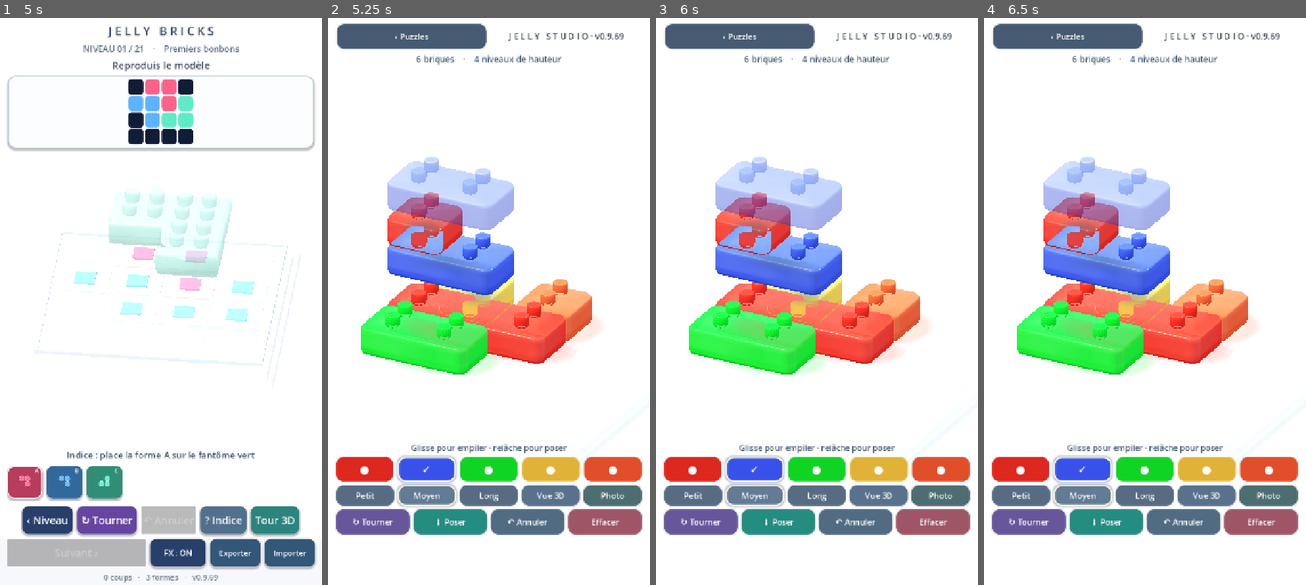
Above: before the commit, frames 1-4 (left to right).
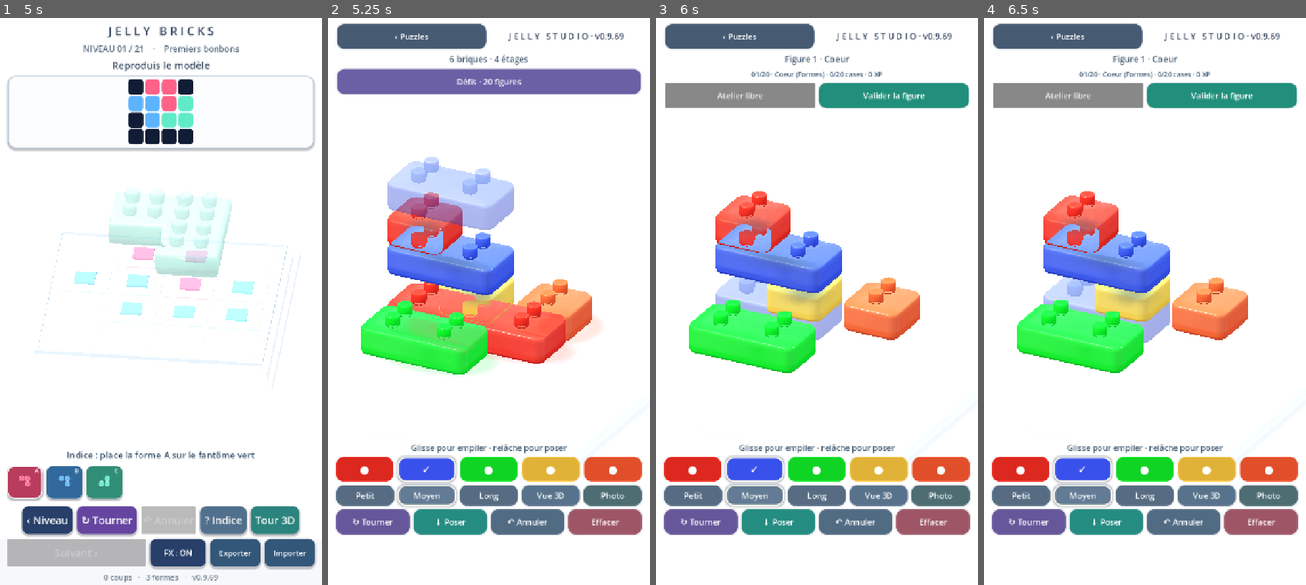
Above: after the commit, the same moments.

Repository: dbrckk/Jelly-bricks
Game: Godot game, scene res://scenes/main.tscn
Two runs of this game, one before a commit and one after it. Both use one fixed random seed, a clock stepped at 60 frames per second and the inputs below.
Inputs (mouse positions are in pixels of both pictures, inside the frame that each line leads up to):
- Up to frame 1 (5 s): click (25, 482) at 0.52 s; click (64, 482) at 1.27 s; click (103, 482) at 2.02 s; click "‹ Niveau" at 2.75 s; click "↻ Tourner" at 3.5 s; click "? Indice" at 4.25 s
- Up to frame 2 (5.25 s): click "Tour 3D" at 5 s
- Up to frame 3 (6 s): click (817, 80) at 5.75 s, where only the run after the commit has a clickable "Défis · 20 figures"
- Up to frame 4 (6.5 s): no input

Frame 1 is identical in both runs. In frame 2, 4.7% of the frame differs, in the area x 2-98%, y 6-14%; in frame 3, 14%, in the area x 2-98%, y 6-63%; in frame 4, 14%.

Commit message:
feat(studio): playable twenty-figure campaign, exact silhouette checks, rewards and next-level controls

Diff:
--- a/native-godot/scripts/stack_mode.gd
+++ b/native-godot/scripts/stack_mode.gd
@@ -5,6 +5,7 @@
 const GEL = preload("res://scripts/gel_mesh.gd")
 const SHADER = preload("res://shaders/jelly.gdshader")
 const SAVE_TRANSFER = preload("res://scripts/save_transfer.gd")
+const FIGURES = preload("res://scripts/figure_challenges.gd")
 const SAVE_PATH := "user://jelly-stack-v1.json"
 const GRID := 6
 # The 0.55 step with a 0.21-deep underside socket seats the next molded
@@ -117,11 +118,18 @@
 var reset_confirmation: ConfirmationDialog
 var camera_mode: int = 0
 var camera_button: Button
+var figure_active: bool = false
+var figure_index: int = 0
+var figure_progress: Dictionary = {}
+var figure_target_label: Label
+var figure_button: Button
+var figure_next_button: Button
 
 func _ready() -> void:
     name = "FreeStackStudio"
     _build_scene()
     _build_hud()
+    figure_progress = FIGURES.load_progress()
     _restore_or_seed()
     _rebuild()
     set_active(false)
@@ -359,6 +367,18 @@
     nav.add_child(heading)
     title_label = _make_label("Empilage libre", 19, Color("#4b6178"))
     top_controls.add_child(title_label)
+    figure_target_label = _make_label("", 15, Color("#415d79"))
+    top_controls.add_child(figure_target_label)
+    var figure_actions := HBoxContainer.new()
+    figure_actions.add_theme_constant_override("separation", 8)
+    top_controls.add_child(figure_actions)
+    figure_button = _make_button("Défis · 20 figures", Color("#6b5fa6"))
+    figure_button.pressed.connect(_toggle_figures)
+    figure_actions.add_child(figure_button)
+    figure_next_button = _make_button("Valider la figure", Color("#218f7c"))
+    figure_next_button.pressed.connect(_validate_figure)
+    figure_actions.add_child(figure_next_button)
+    figure_next_button.visible = false
 
     bottom_controls = VBoxContainer.new()
     bottom_controls.set_anchors_preset(Control.PRESET_BOTTOM_WIDE)
@@ -1595,11 +1615,21 @@
     _refresh_labels()
 
 func _refresh_labels(message: String = "") -> void:
+    if figure_target_label != null:
+        figure_target_label.visible = figure_active
+        figure_next_button.visible = figure_active
+        if figure_active:
+            var goal: Dictionary = FIGURES.target(figure_index)
+            var state: Dictionary = FIGURES.evaluate(figure_index, bricks)
+            figure_target_label.text = "%02d/20 · %s (%s) · %d/%d cases · %d XP" % [
+                figure_index + 1, goal["name"], goal["family"],
+                state["correct"], state["required"],
+                int(figure_progress.get("xp", 0))]
     if title_label != null:
         var height := 0
         for entry in bricks:
             height = maxi(height, int(entry["layer"]) + 1)
-        title_label.text = "%d briques    ·    %d niveaux de hauteur" % [bricks.size(), height]
+        title_label.text = "%d briques · %d étages" % [bricks.size(), height] if not figure_active else ("Figure %d · %s" % [figure_index + 1, FIGURES.target(figure_index)["name"]])
     if status_label == null:
         return
     if not message.is_empty():
@@ -1609,6 +1639,60 @@
             selected_length, selected_turns)
         status_label.text = "Glisse pour empiler · relâche pour poser" if \
             candidate.get("ok", false) else String(candidate.get("reason", ""))
+
+func _toggle_figures() -> void:
+    figure_active = not figure_active
+    if figure_active:
+        figure_index = clampi(int(figure_progress.get("unlocked", 0)), 0, 19)
+        figure_button.text = "Atelier libre"
+        # The challenge is a separate blank construction, never overwrite
+        # the player's saved free studio; restore it when leaving.
+        _stop_motion()
+        bricks.clear()
+        occupancy.clear()
+        _rebuild()
+    else:
+        figure_button.text = "Défis · 20 figures"
+        _restore_or_seed()
+        _rebuild()
+    _refresh_labels()
+
+func _validate_figure() -> void:
+    if not figure_active:
+        return
+    var result: Dictionary = FIGURES.evaluate(figure_index, bricks)
+    if not result["won"]:
+        _refresh_labels("Figure incomplète · %d/%d correctes · %d erreurs" % [
+            result["correct"], result["required"], result["wrong"]])
+        host._play_feedback("reject", 10)
+        return
+    var earned: Dictionary = FIGURES.grant(figure_progress, figure_index, bricks.size())
+    var new_progress: Dictionary = earned["progress"]
+    if not FIGURES.save_progress(new_progress):
+        _refresh_labels("Stockage indisponible · progression non enregistrée")
+        return
+    figure_progress = new_progress
+    host._play_feedback("win", 12)
+    var reward_data: Dictionary = earned["reward"]
+    _refresh_labels("Bravo ! +%d points · +%d XP · %d étoiles" % [
+        earned["earned"], reward_data["xp"] if earned["first_win"] else 0,
+        reward_data["stars"]])
+    # Explicit next action: the player can inspect/share their finished
+    # figure in Photo before starting another challenge.
+    figure_next_button.text = "Figure suivante"
+    figure_next_button.pressed.disconnect(_validate_figure)
+    figure_next_button.pressed.connect(_next_figure)
+
+func _next_figure() -> void:
+    if figure_next_button.pressed.is_connected(_next_figure):
+        figure_next_button.pressed.disconnect(_next_figure)
+    figure_next_button.pressed.connect(_validate_figure)
+    figure_next_button.text = "Valider la figure"
+    figure_index = mini(figure_index + 1, 19)
+    bricks.clear()
+    occupancy.clear()
+    _rebuild()
+    _refresh_labels()
 
 func _commit() -> void:
     if bricks.size() >= MAX_BRICKS:
@@ -1631,7 +1715,7 @@
     # Persist the actual structural move before showing a successful landing.
     # If storage is full or unavailable, do not mislead the player with
     # a brick that will silently disappear on the next Android launch.
-    if not _save():
+    if not figure_active and not _save():
         bricks.pop_back()
         _rebuild_occupancy()
         host._play_feedback("reject", 10)
@@ -1789,7 +1873,7 @@
     if bricks.is_empty():
         return
     var removed: Dictionary = bricks.pop_back()
-    if not _save():
+    if not figure_active and not _save():
         bricks.append(removed)
         _refresh_labels("Stockage indisponible · annulation conservée")
         return
@@ -1820,7 +1904,7 @@
 func _reset() -> void:
     var previous: Array[Dictionary] = bricks.duplicate(true)
     bricks.clear()
-    if not _save():
+    if not figure_active and not _save():
         bricks = previous
         _refresh_labels("Stockage indisponible · atelier conservé")
         return
